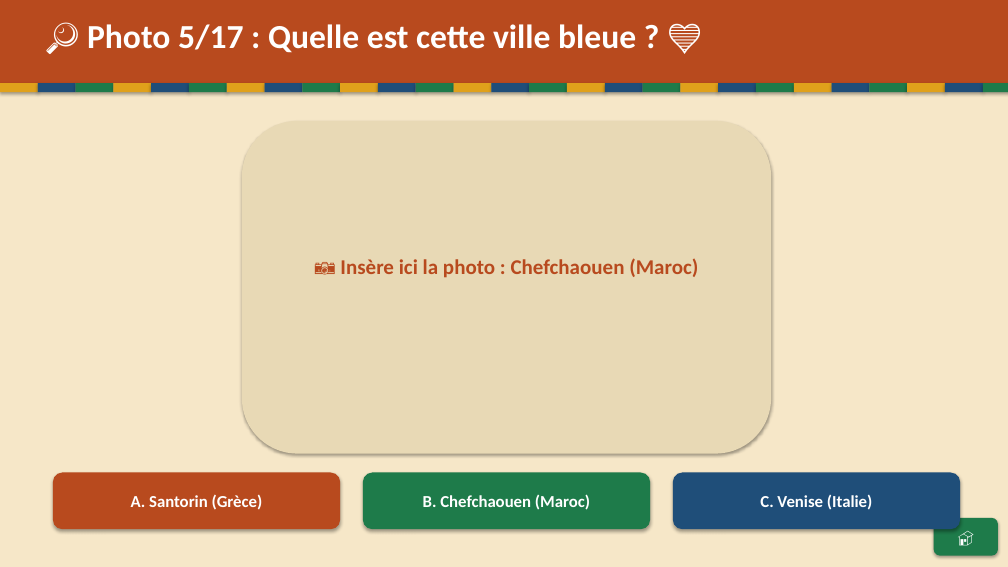
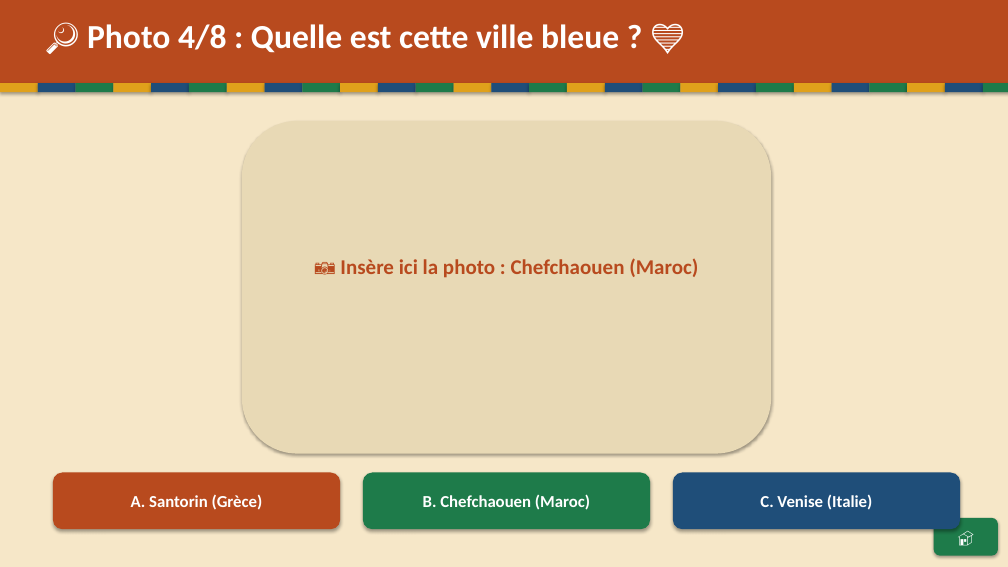
Before and after one commit to Paquereauman/Paquereauman, a slide deck: slide 9 of maghreb/maghreb-interactif.pptx (slide 11 before the commit). Drawn at 1008x567 pixels with LibreOffice and Linux fonts; fonts in the diff are those of the drawing. Boxes give left, top, right and bottom in pixels: in the first picture for what was removed or moved away, otherwise in the second. Text is boxed around its words. In the diff, an @@ line names an element or a change of style, - is before the commit and + after.

```diff
--- a/maghreb/maghreb-interactif.pptx
+++ b/maghreb/maghreb-interactif.pptx
@@ text at bbox=[87, 24, 619, 53]: text changed @@
-🔎 Photo 5/17 : Quelle est cette ville bleue ? 💙
+🔎 Photo 4/8 : Quelle est cette ville bleue ? 💙
```
Also in this commit, not shown: 17 other slides changed, 57 slides removed, 1 other file.
